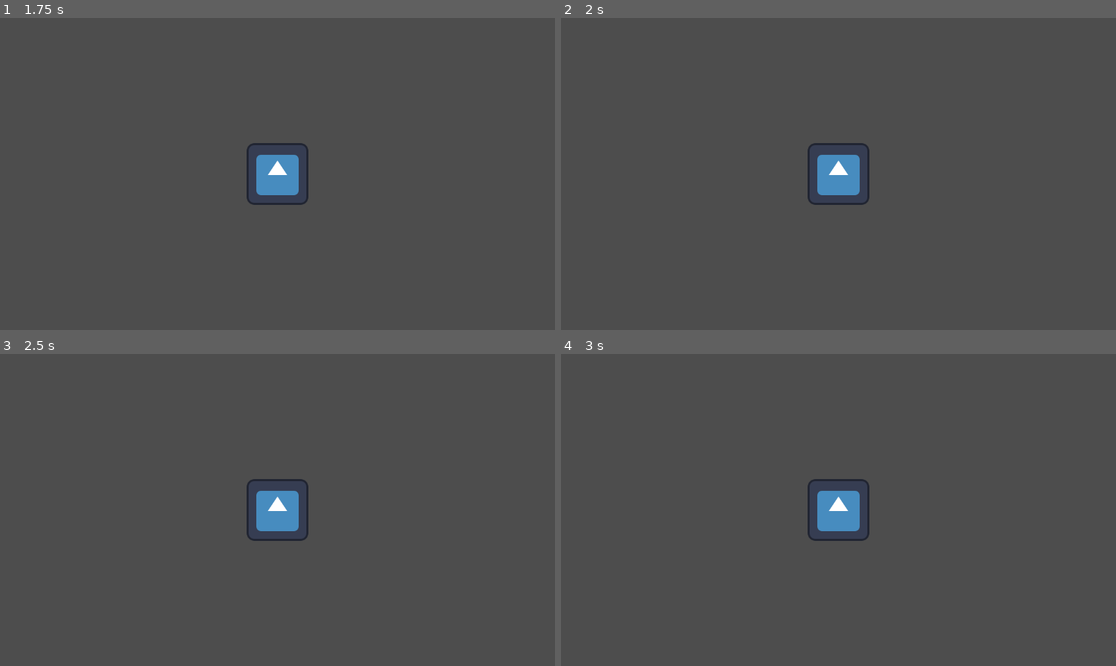
Above: before the commit, frames 1-4 (two rows, left to right).
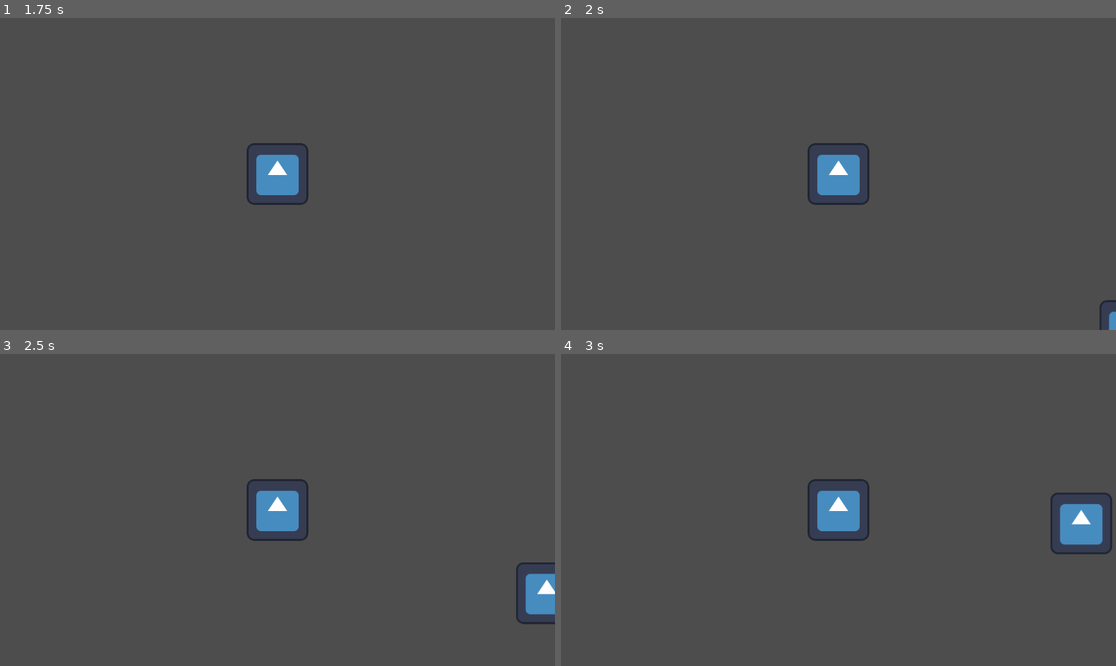
Above: after the commit, the same moments.

Repository: TDMXFFTF/RPG-GAME123
Game: Godot game, scene res://main_menu.tscn
The game is run twice, just before and just after one commit, with the same random seed, the same clock (stepped at 60 frames per second) and the same inputs. The engine's default icon, where the game draws it, is replaced by a stand-in: a white triangle on a blue panel in a dark square.
Inputs:
- Up to frame 1 (1.75 s): click "Start Game" at 0.5 s; tap Enter at 1.25 s; hold D (right) from 1.28 s (still down)
- Up to frame 2 (2 s): keep holding D (right)
- Up to frame 3 (2.5 s): release D (right) at 2.03 s; hold S (down) from 2.03 s (still down)
- Up to frame 4 (3 s): release S (down) at 2.78 s; hold D (right) from 2.78 s (still down)

Frame 1 is identical in both runs. In frame 2, 0.1% of the frame differs, in the area x 96-100%, y 90-100%; in frame 3, 0.9%; in frame 4, 1.3%, in the area x 88-100%, y 44-65%.

Commit message:
mob and main game

Diff:
--- /dev/null
+++ b/new-game-project/game.tscn
@@ -0,0 +1,11 @@
+[gd_scene load_steps=3 format=3 uid="uid://c5p0o25nxbj2p"]
+
+[ext_resource type="PackedScene" uid="uid://yjhoyjnry8qm" path="res://player.tscn" id="1_oj6ds"]
+[ext_resource type="PackedScene" uid="uid://kggqopjoglp" path="res://mob.tscn" id="2_pnsiy"]
+
+[node name="Game" type="Node2D"]
+
+[node name="Player" parent="." instance=ExtResource("1_oj6ds")]
+
+[node name="Mob" parent="." instance=ExtResource("2_pnsiy")]
+position = Vector2(859, 326)
--- a/new-game-project/main_menu.gd
+++ b/new-game-project/main_menu.gd
@@ -12,7 +12,7 @@
 
 
 func _on_start_pressed():
-	get_tree().change_scene_to_file("res://player.tscn")
+	get_tree().change_scene_to_file("res://game.tscn")
 
 
 func _on_quit_pressed():
--- /dev/null
+++ b/new-game-project/mob.gd
@@ -0,0 +1,33 @@
+class_name Mob extends CharacterBody2D
+
+
+@export var SPEED := 600.0
+@export var acceleration := 450.0
+@export var drag_factor := 1.5
+var _player: Player = null
+@onready var _detection: Area2D = %Detection
+
+func _ready() -> void:
+	_detection.body_entered.connect(func (body: Node) -> void:
+		if body is Player:
+			_player = body
+	)
+	_detection.body_exited.connect(func (body: Node) -> void:
+		if body is Player:
+			_player = null
+	)
+
+func _physics_process(delta: float) -> void:
+	if _player == null:
+		velocity = velocity.move_toward(Vector2.ZERO, acceleration * delta)
+	else:
+		var direction := global_position.direction_to(get_global_player_position())
+		var distance := global_position.distance_to(get_global_player_position())
+		var speed := SPEED if distance > 110.0 else SPEED * distance / 110.0
+
+		var desired_velocity := direction * speed
+		velocity = velocity.move_toward(desired_velocity, acceleration * delta)
+		move_and_slide()
+
+func get_global_player_position() -> Vector2:
+	return get_tree().root.get_node("Game/Player").global_position
--- /dev/null
+++ b/new-game-project/mob.tscn
@@ -0,0 +1,25 @@
+[gd_scene load_steps=5 format=3 uid="uid://kggqopjoglp"]
+
+[ext_resource type="Script" path="res://mob.gd" id="1_d5gvf"]
+[ext_resource type="Texture2D" uid="uid://c6bafqnvnprnp" path="res://icon.svg" id="2_2ocqo"]
+
+[sub_resource type="CircleShape2D" id="CircleShape2D_52nya"]
+radius = 83.0241
+
+[sub_resource type="CircleShape2D" id="CircleShape2D_6vt1h"]
+radius = 189.042
+
+[node name="Mob" type="CharacterBody2D"]
+script = ExtResource("1_d5gvf")
+
+[node name="Sprite2D" type="Sprite2D" parent="."]
+texture = ExtResource("2_2ocqo")
+
+[node name="CollisionShape2D" type="CollisionShape2D" parent="."]
+shape = SubResource("CircleShape2D_52nya")
+
+[node name="Detection" type="Area2D" parent="."]
+unique_name_in_owner = true
+
+[node name="CollisionShape2D" type="CollisionShape2D" parent="Detection"]
+shape = SubResource("CircleShape2D_6vt1h")
--- a/new-game-project/player.tscn
+++ b/new-game-project/player.tscn
@@ -4,9 +4,9 @@
 [ext_resource type="Texture2D" uid="uid://c6bafqnvnprnp" path="res://icon.svg" id="2_5llva"]
 
 [sub_resource type="CircleShape2D" id="CircleShape2D_jjb6k"]
+radius = 82.0244
 
 [node name="Player" type="CharacterBody2D"]
-position = Vector2(574, 326)
 motion_mode = 1
 script = ExtResource("1_yqf8w")
 
